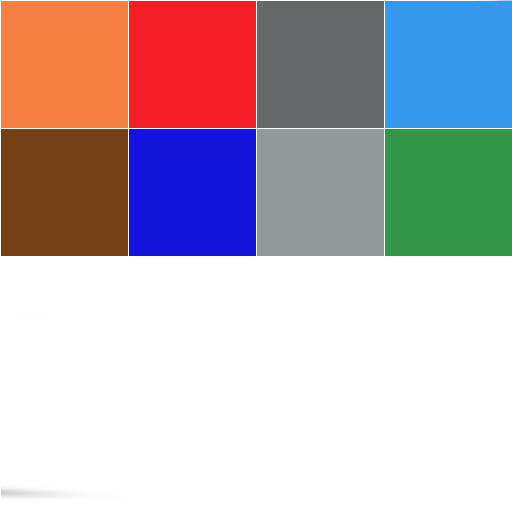
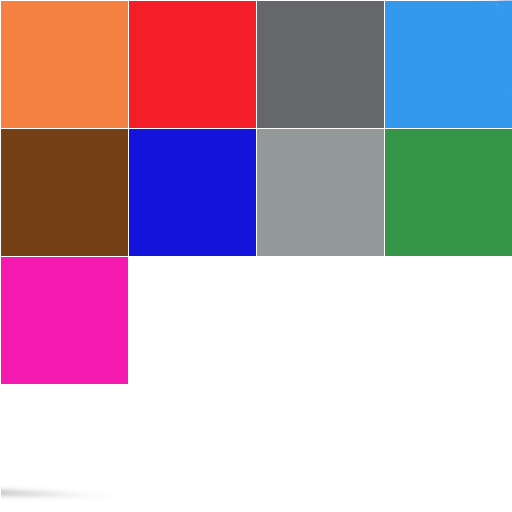
Revision of a layered 512x512 image; what changed, layer by layer:
painted on "Pallete.png" over [1, 257, 128, 384]
